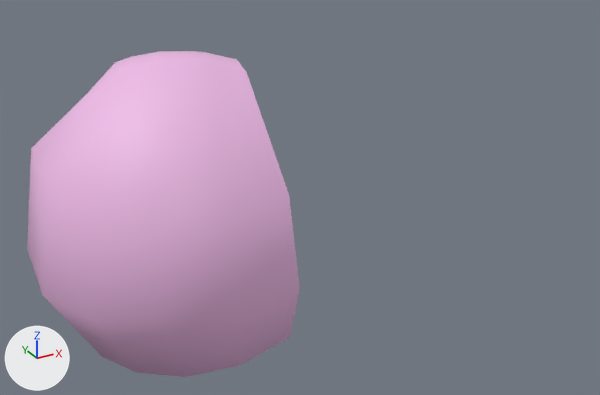
Renders of the FBX model Assets/Models/Shrimp/Armed Nylon/Shrimp_Eye_ANylon.fbx from each side of a commit.
Both versions are drawn from a camera (50 mm lens) standing at (-0.172, -0.468, 0.272) and looking at (-0.009, -0.173, 0.124). Lighting does not change. The marker at lower left points along +X, +Y and +Z.

Objects in the first picture: 'Eye_low.002'.
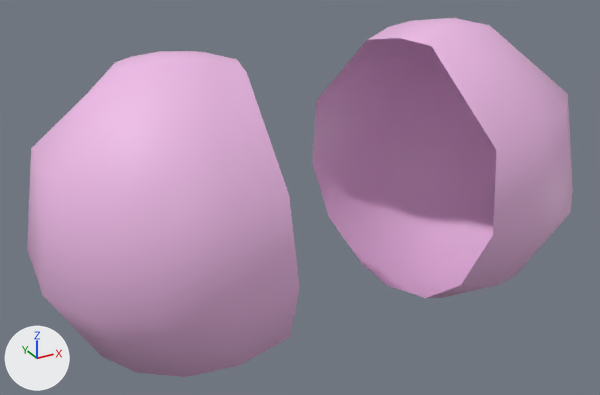
Changed parts and their boxes [x1, y1, x2, y2] in the pictures (600 x 395 px):
```json
{"object": "Eye_low.002", "change": "reshaped", "before": [27, 51, 300, 377], "after": [27, 18, 573, 377], "on screen": "100% wider, 10% taller"}
{"part": 1, "of": "me_mesh_138", "change": "added", "after": [312, 18, 573, 298], "on screen": "pink"}
```

Scene script edits in JSON lines:
```json
{"block": "me_mesh_138", "where": "me_mesh_138.from_pydata(...)  # 63 vertices, 56 faces; spans x -54896.0..45615.0, y -69841.0..59325.0, z -60763.0..70419.0"}
{"block": "me_mesh_138", "where": "# used by ob_eye_low_002; location = (-0.0715, -0.1702, 0.1248); scale = (0.0, 0.0, 0.0)"}
{"block": "me_mesh_138", "change": "me_mesh_138 part 1: the loose piece of 63 vertices spanning x -54896.0..45615.0, y -69841.0..59325.0, z -60763.0..70419.0 is copied, and the copy is mirrored in x about its middle, then moved by (152234.0, 0.0, 0.0); it spans x 97338.0..197849.0, y -69841.0..59325.0, z -60763.0..70419.0"}
```
